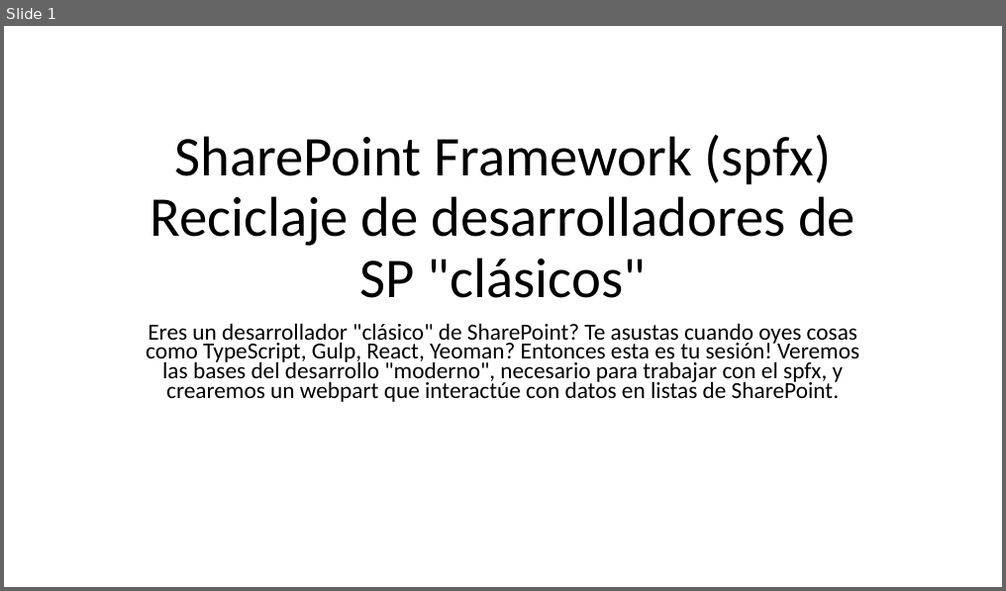
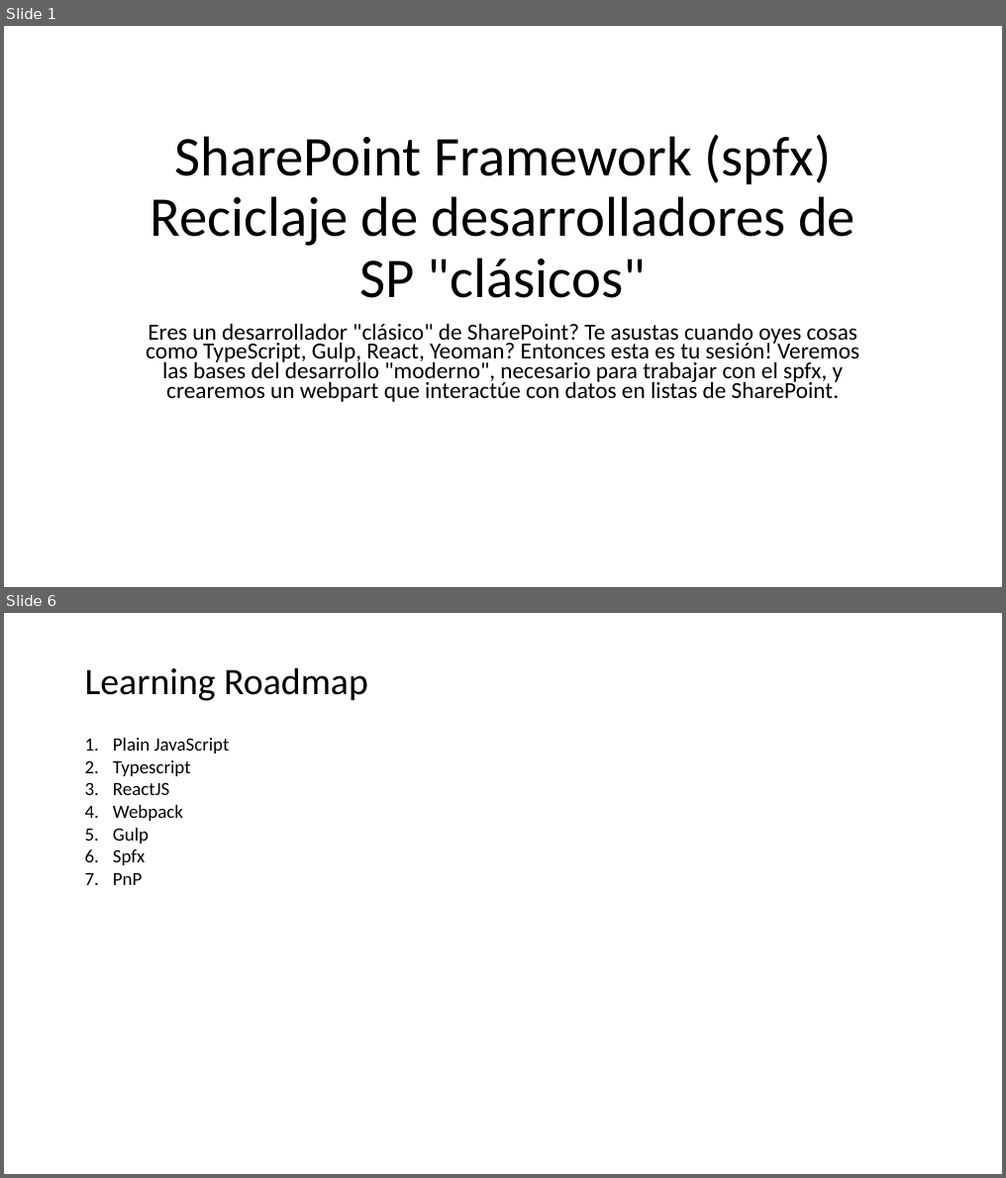
Before and after one commit to luismanez/sp-saturday-barcelona-2017, a slide deck: slides/spfx para classic devs.pptx. Shown one above the other, each under a label of ours: slide 1 before the commit, slides 1 and 6 after it; the slides between them are not shown. The pictures are 1006x591 and 1006x1178 pixels, drawn with LibreOffice and Linux fonts; fonts in the diff are those of the drawing. Boxes give left, top, right and bottom in pixels: in the first picture for what was removed or moved away, otherwise in the second. Text is boxed around its words. In the diff, an @@ line names an element or a change of style, - is before the commit and + after.

```diff
--- a/slides/spfx para classic devs.pptx
+++ b/slides/spfx para classic devs.pptx
@@ slide 6 added at [4,613,1002,1174], background #FFFFFF @@
@@ text added at [85,667,368,701], 36 pt, text #000000 @@
+Learning Roadmap
@@ text added at [113,738,230,885], 18 pt, text #000000 @@
+1. Plain JavaScript
+2. Typescript
+3. ReactJS
+4. Webpack
+5. Gulp
+6. Spfx
+7. PnP
```
Also in this commit, not shown: 5 other slides added, 4 other files.
